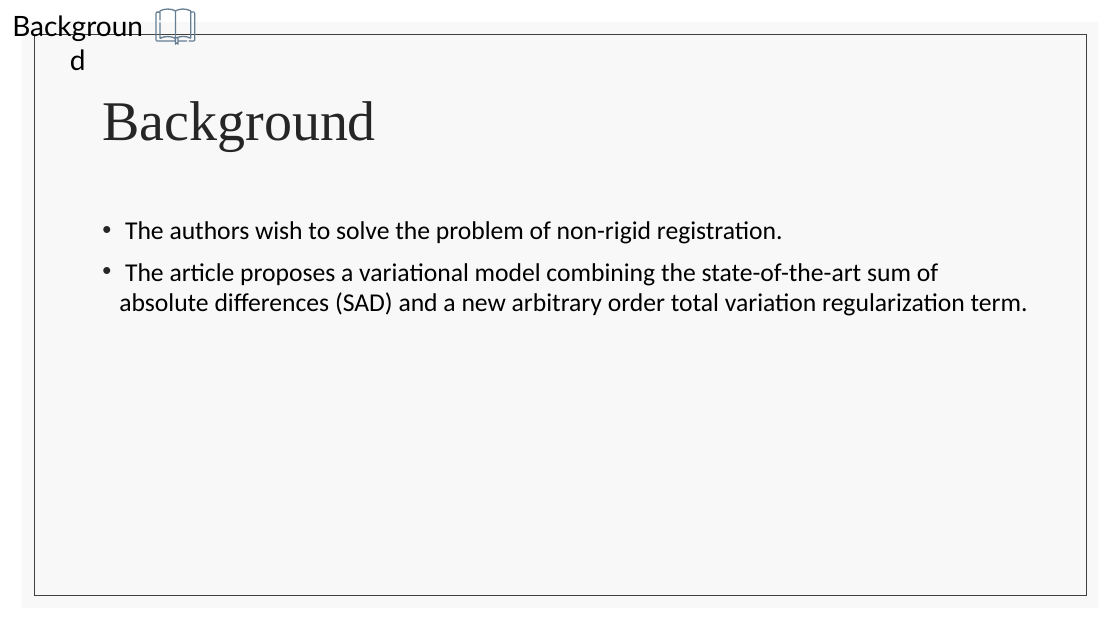
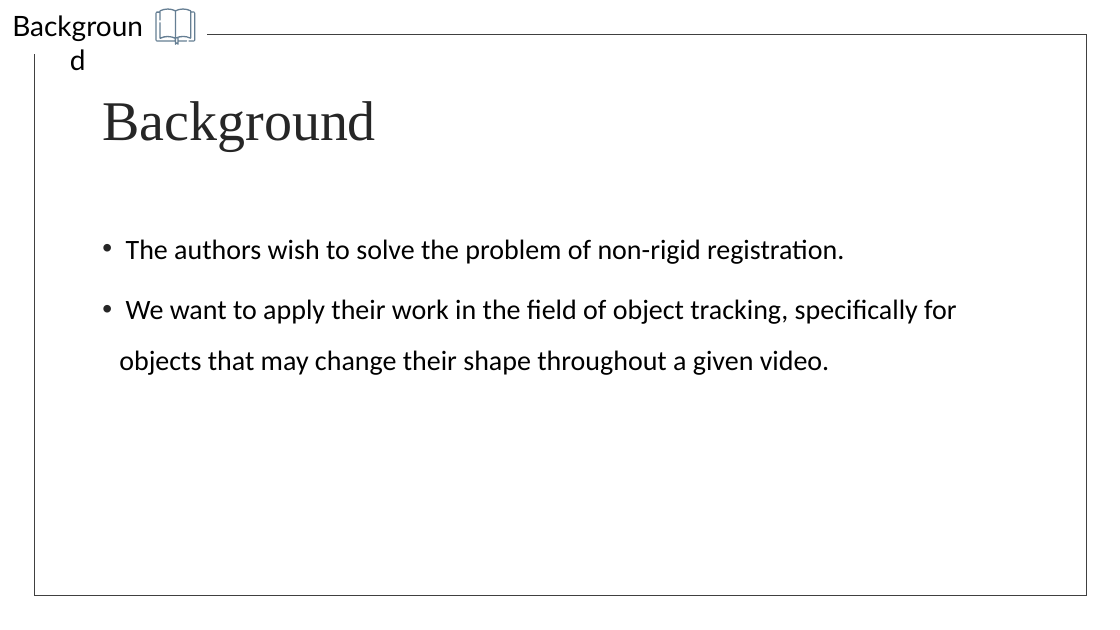
Before and after one commit to liordvir/AOTV, a slide deck: slide 3 of updated_presentation.pptx. Drawn at 1120x630 pixels with LibreOffice and Linux fonts; fonts in the diff are those of the drawing. Boxes give left, top, right and bottom in pixels: in the first picture for what was removed or moved away, otherwise in the second. Text is boxed around its words. In the diff, an @@ line names an element or a change of style, - is before the commit and + after.

```diff
--- a/updated_presentation.pptx
+++ b/updated_presentation.pptx
@@ rectangle added at <box>0,1,206,54</box>, fill #FFFFFF, outline #FFFFFF 1 pt @@
@@ rectangle removed at <box>22,22,1099,608</box> @@
@@ text at <box>126,239,844,264</box>: size 22 to 24 pt in "The authors wish to solve the problem ..."; line spacing 1 to 1.5 @@
@@ text at <box>119,299,956,375</box>: text changed; size 22 to 24 pt @@
-• The article proposes a variational model combining the state-of-the-art sum of absolute differences (SAD) and a new arbitrary order total variation regularization term.
+• We want to apply their work in the field of object tracking, specifically for objects that may change their shape throughout a given video.
```
Also in this commit, not shown: 11 other slides changed, 1 slide added, 1 slide removed, 1 other file.
